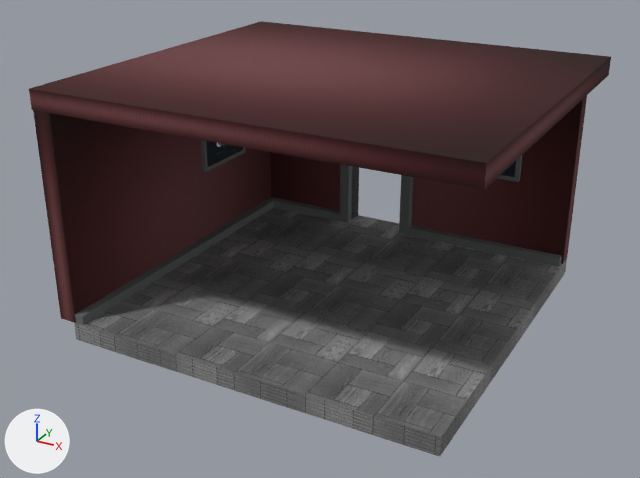
Renders of the OBJ model public/Assets/door.obj from each side of a commit.
Both versions are drawn from a 50 mm lens placed at (40.4, -95.7, 44.2), pointed at (-0.6, -21.3, 7.0). The lights are fixed; the arrows at lower left show +X, +Y and +Z. Where no turn or scale is listed for an object, it has been applied to the vertices. Vertices at the same position are counted once.

Names of what the first picture shows: 'Contours_Cube.001', 'Plafond_Cube.009', 'Sol_Cube.006', 'Tableau1_Cube.012', 'Tableau2_Cube.010', 'Wall1_Cube.007', 'Wall2_Cube.008'.
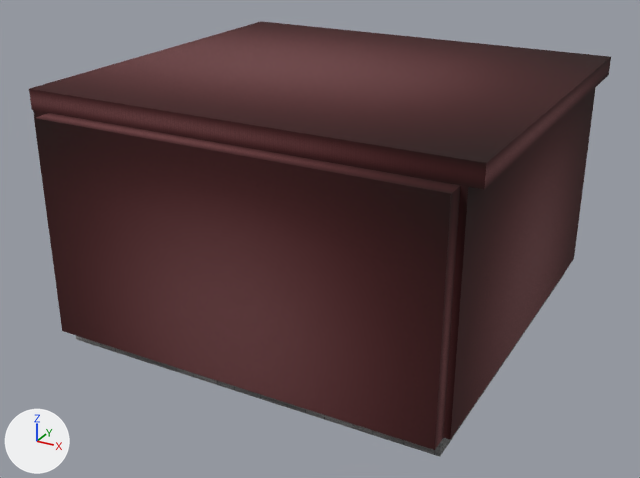
Location of each change, [x1, y1, x2, y2] in pixels of the pictures (640 x 478 px):
'Wall2.002_Cube.003', added (brown)
    after: [34, 113, 460, 450]
'Wall2.001_Cube.002', added (brown)
    after: [443, 87, 596, 439]
'Tableau2_Cube.010', surface changed
    both: [201, 140, 245, 172]
'Tableau1_Cube.012', surface changed
    both: [498, 156, 522, 182]
part 1 of me_contours_cube_001, built on (black)
    before: [408, 225, 562, 267]
'Sol_Cube.006', unchanged, covered by the edit
    before: [74, 207, 567, 457]
    after: [76, 273, 565, 457]
'Wall2_Cube.008', unchanged, covered by the edit
    before: [33, 110, 271, 323]
    after: [33, 110, 47, 118]
'Wall1_Cube.007', unchanged, covered by the edit
    before: [270, 96, 587, 264]

What the commit changed:
Picture 'team.jpg' (img_team_jpg) is new.
Material 'None' (mat_none) changes its picture from img_n2i_jpg to img_team_jpg.
me_contours_cube_001 is used by ob_contours_cube_001; location (0.0, 0.0, 0.0).
me_contours_cube_001 had 48 vertices, 46 faces and spanned x -19.8..19.8, y -38.0..0.7, z 0.0..16.7.
me_contours_cube_001 now has 68 vertices, 66 faces and spans x -19.8..18.8, y -38.0..0.7, z 0.0..16.7.
me_contours_cube_001 part 1: 4 vertices moved from x 19.8, y -1.0..0.7, z 0.0..1.0 to x 17.8, y -1.0..0.7, z 0.0..1.0; 20 vertices added at x -19.8..18.8, y -38.0..0.7, z 0.0..1.0.
Mesh me_wall2_002_cube_003 is new.
It is a box spanning x -19.8..20.2, y -39.9..-37.9, z 0.0..22.0.
It uses material mat_none_wall_jpg_001 (picture img_wall_jpg).
Mesh me_wall2_001_cube_002 is new.
It is a box spanning x 18.8..20.8, y -38.0..2.0, z 0.0..22.0.
It uses material mat_none_wall_jpg_001 (picture img_wall_jpg).
Object 'Wall2.002_Cube.003' (ob_wall2_002_cube_003) is new; it shows me_wall2_002_cube_003.
Its location is (0.0, 0.0, 0.0).
Object 'Wall2.001_Cube.002' (ob_wall2_001_cube_002) is new; it shows me_wall2_001_cube_002.
Its location is (0.0, 0.0, 0.0).
